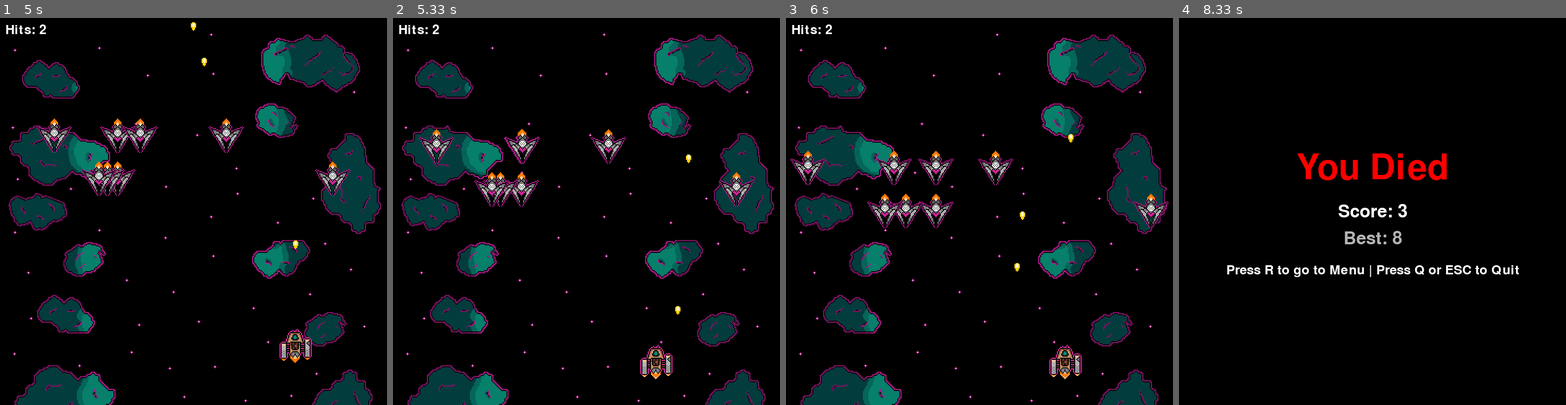
Above: before the commit, frames 1-4 (left to right).
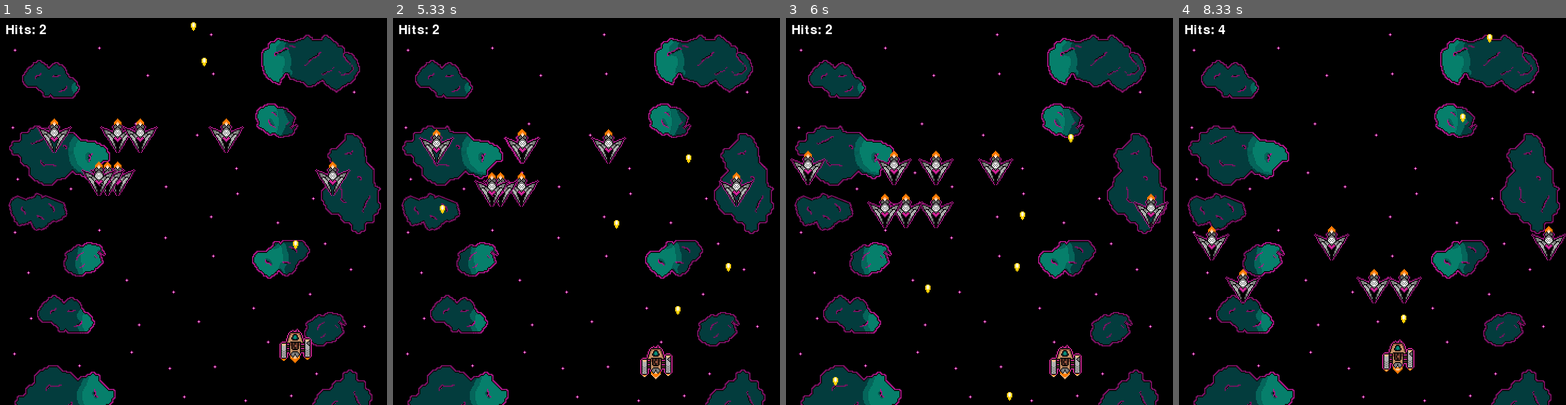
Above: after the commit, the same moments.

Repository: software-engineering-game/pygame-game
Game: pygame game, started from main.py
Same seed, same stepped clock (60 frames per second), same inputs: the game is played once before the commit and once after it.
Inputs:
- Up to frame 1 (5 s): tap Enter at 0.33 s; tap Space at 0.67, 3.63, 3.93, 4.13, 4.43, 4.8 s; hold Up 3.57-4.03 s; hold Right 4.07-4.7 s; hold Down from 4.73 s (still down)
- Up to frame 2 (5.33 s): release Down at 5.1 s; hold Left from 5.13 s (still down); tap Space at 5.2 s
- Up to frame 3 (6 s): tap Space at 5.5, 5.7 s; release Left at 5.6 s; hold Right from 5.63 s (still down)
- Up to frame 4 (8.33 s): tap Space at 6, 6.2, 6.53, 6.83, 7.03, 7.33, 7.6, 7.93, 8.23 s; release Right at 6.1 s; hold Up 6.13-6.43 s; hold Right 6.47-6.93 s; hold Left 6.97-7.5 s; hold Down 7.53-7.83 s; hold Left 7.87-8.27 s; hold Up from 8.3 s (still down)

Frame 1 is identical in both runs. In frame 2, less than 0.1% of the frame differs, in the area x 12-88%, y 48-66%; in frame 3, less than 0.1%; in frame 4, 20%, in the area x 1-100%, y 1-100%.

Commit message:
Update entities.py

Diff:
--- a/states/entities.py
+++ b/states/entities.py
@@ -168,7 +168,7 @@
 
 
         # Shooting cooldown tracking
-        self.shoot_cooldown = random.uniform(3.0, 6.0)
+        self.shoot_cooldown = random.uniform(1.0, 5.0)
         self.can_shoot = False
 
     def shoot(self, bullet_group):
@@ -184,7 +184,7 @@
         )
         bullet_group.add(enemy_bullet)
         self.can_shoot = False
-        self.shoot_cooldown = random.uniform(3.0, 6.0)
+        self.shoot_cooldown = random.uniform(2.0, 5.0)
 
     def update(self, player_pos):
         # Move based on velocity
